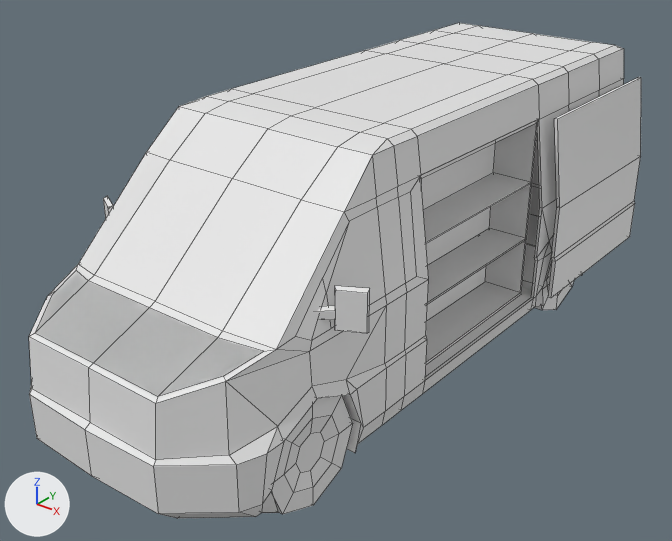
The FBX model Assets/JEFF/Van.fbx: old version first, new version second.
The view is the same before and after, from a 50 mm lens placed at (4.13, -5.57, 4.04), pointed at (-0.08, -0.3, 0.78). The axes (+X, +Y, +Z) are drawn at lower left. The lights are the same throughout. The older version comes first. Mesh edges are drawn as thin lines.

In view in the first picture: 'Door', 'Shelf', 'Van', 'Van.001'.
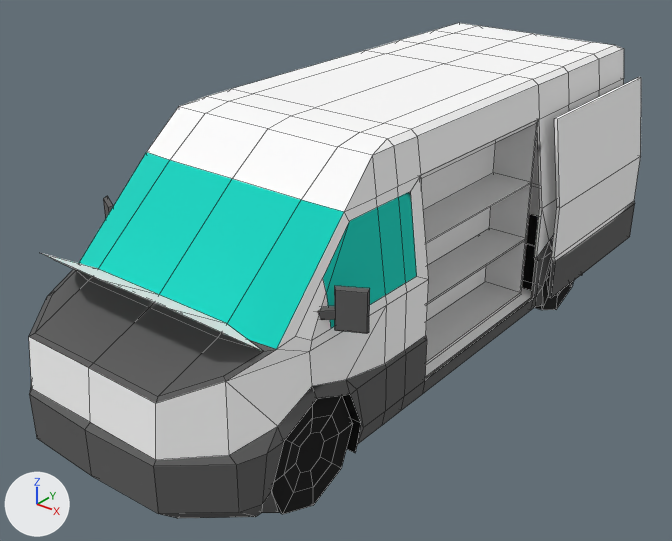
Boxes [x1, y1, x2, y2] around the edits, measured in the pictures (672 x 541 px):
'Door', recoloured: [548, 77, 641, 298] in both
'Van.001', recoloured (white to cyan): [323, 191, 417, 328] in both
'Hood', moved, turned, recoloured (not visible before): after [42, 253, 262, 351]
part 1 of me_cube_010, added: after [425, 288, 532, 377]
part 2 of me_cube_010, deleted: before [334, 286, 370, 334]
part 3 of me_cube_010, deleted: before [103, 196, 113, 219]
part 4 of me_cube_010, recoloured: [29, 23, 624, 518] in both

The edits, one by one:
Picture 'vantexture' (img_vantexture) is new.
Material 'van texture' (mat_van_texture) is new.
Its texture is img_vantexture.
Its roughness is 1.0.
me_cube_009 has 10 vertices, 4 faces and spans x -0.87..0.87, y -2.74..-2.17, z 1.1..1.29.
me_cube_009 gains material mat_van_texture (picture img_vantexture).
me_cube_003 has 20 vertices, 18 faces and spans x 0.88..1.02, y -0.64..1.03, z 0.34..1.9.
me_cube_003 gains material mat_van_texture (picture img_vantexture).
me_cube_007 has 10 vertices, 4 faces and spans x 0.915..0.994, y -1.701..-0.768, z 1.237..1.836.
me_cube_007 gains material mat_van_texture (picture img_vantexture).
me_cube_010 is used by ob_van; location (0.0, 0.0, 0.0).
me_cube_010 had 564 vertices, 554 faces and spanned x -1.22..1.22, y -2.86..2.69, z 0.0..2.21.
me_cube_010 now has 566 vertices, 546 faces and spans x -1.22..1.22, y -2.86..2.69, z 0.0..2.21.
me_cube_010 part 1: 8 vertices added at x -0.99..0.99, y 1.14..1.98, z 0.34.
me_cube_010 part 2: 3 vertices removed from x 1.03..1.05, y -1.72..-1.71, z 1.51..1.53.
me_cube_010 part 3: 3 vertices removed from x -1.05..-1.03, y -1.72..-1.71, z 1.51..1.53.
me_cube_010 part 4: 538 faces spanning x -1.22..1.22, y -2.86..2.69, z 0.0..2.21 switch from no material to mat_van_texture (picture img_vantexture).
Object 'Hood' (ob_hood) moves from (0.0, 0.0, 0.0) to (0.0, -1.918, -1.245).
Object 'Hood' (ob_hood) turns from (0, 0, 0) to (-54, 0, 0) degrees about x, y and z.
